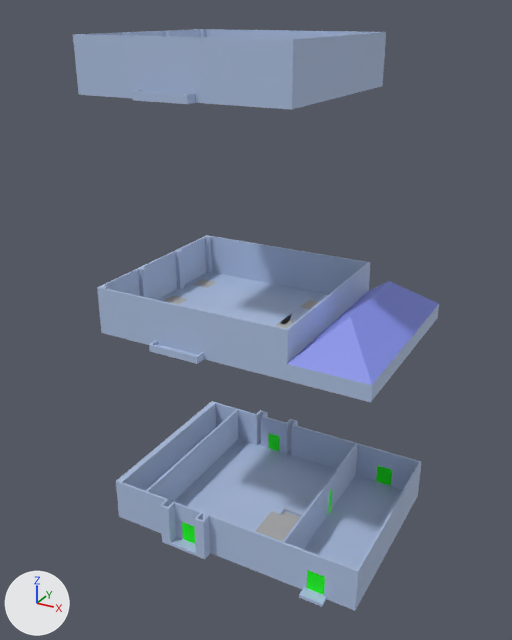
Two versions of the glTF model src/assets/3d/solid/models/Dewatering_Building_expansion.glb, one commit apart.
Before and after are seen from a camera (50 mm lens) standing at (38.9, -65.7, 30.8) and looking at (3.7, -1.6, -1.3). Lighting does not change. The marker at lower left points along +X, +Y and +Z. The older version comes first. Where no turn or scale is listed for an object, it has been applied to the vertices. Vertices at exactly the same position are counted once.

The first picture shows 'Floor1', 'Floor2', 'Floor3'.
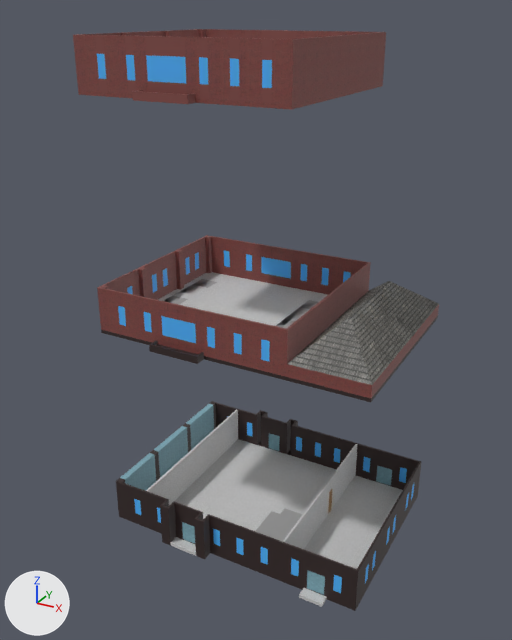
Location of each change, [x1, y1, x2, y2] in pixels of the pictures (512 x 640 px; the box of a moved part takes in the faces that stretch with it):
'Floor1', surface changed, reshaped (blue to grey): [116, 401, 421, 611] in both
'Floor2', surface changed (darker): [97, 235, 439, 402] in both
part 1 of me_mesh_475, moved or reshaped: [112, 238, 352, 359] in both
part 2 of me_mesh_475, surface changed (darker): [97, 235, 439, 402] in both
part 3 of me_mesh_475, recoloured: [101, 316, 438, 402] in both
part 4 of me_mesh_475, recoloured: [158, 272, 328, 326] in both
part 5 of me_mesh_475, recoloured: [118, 250, 350, 361] in both
part 6 of me_mesh_475, recoloured (blue to brown): [97, 235, 439, 398] in both
part 7 of me_mesh_528, moved or reshaped: [134, 406, 415, 566] in both
part 8 of me_mesh_528, surface changed (blue to grey): [116, 401, 421, 611] in both
part 9 of me_mesh_528, recoloured: [182, 433, 392, 595] in both
part 10 of me_mesh_528, recoloured: [148, 410, 403, 607] in both
part 11 of me_mesh_528, recoloured: [120, 404, 214, 491] in both
part 12 of me_mesh_528, recoloured (blue to black): [116, 401, 421, 611] in both
part 13 of me_mesh_528, recoloured: [134, 416, 415, 593] in both
part 14 of me_mesh_417, moved or reshaped: before [83, 29, 290, 37]; after [82, 29, 288, 38]
part 15 of me_mesh_417, recoloured (blue to brown): [73, 29, 386, 110] in both
part 16 of me_mesh_417, recoloured: [97, 54, 272, 88] in both

Edits to the bpy script that builds the scene:
```text
Change mat_door:
    remove mat_door.base_color = (0.0, 1.0, 0.0)  # green #00ff00
    add mat_door.texture = img_door
Change mat_roof:
    remove mat_roof.base_color = (0.224, 0.271, 0.8)  # blue #828ee7
    add mat_roof.texture = img_roof
Add mat_window:
    mat_window = principled_material('window')
    mat_window.texture = img_window
    mat_window.roughness = 0.553
Add mat_wall2:
    mat_wall2 = principled_material('wall2')
    mat_wall2.texture = img_wall2
    mat_wall2.roughness = 0.553
Add mat_wall3:
    mat_wall3 = principled_material('wall3')
    mat_wall3.texture = img_wall3
    mat_wall3.roughness = 0.553
Add mat_gate:
    mat_gate = principled_material('gate')
    mat_gate.texture = img_gate
    mat_gate.roughness = 0.553
Change me_mesh_528:
    remove me_mesh_528.from_pydata(...)  # 674 vertices, 1728 faces; spans x -10.8..20.9, y -12.2..12.3, z -7.7..-2.3
    add me_mesh_528.from_pydata(...)  # 670 vertices, 1724 faces; spans x -10.8..20.9, y -12.2..12.3, z -7.7..-2.3
    me_mesh_528 part 7
    4 vertices are removed from x 10.7, y -1.3..-0.1, z -7.7..-7.3
    255 faces are deleted
    3 new faces join them, mat_other (grey #9d9d9d)
    42 new faces join them, mat_ground (picture img_ground)
    206 new faces join them, mat_wall3 (picture img_wall3)
    me_mesh_528 part 8: 1485 kept faces spanning x -10.8..20.9, y -12.2..12.3, z -7.7..-2.3 get new texture (UV) coordinates
    me_mesh_528 part 9: 96 faces spanning x -1.2..17.2, y -11.0..11.0, z -7.3..-4.6 switch from mat_door (green #00ff00) to mat_gate (picture img_gate)
    me_mesh_528 part 10: 115 faces spanning x -10.0..20.6, y -12.2..12.3, z -7.7..-2.3 switch from mat_wall (blue #afc2e3) to mat_ground (picture img_ground)
    me_mesh_528 part 11: 36 faces spanning x -10.8..-10.0, y -10.2..10.3, z -7.3..-2.3 switch from mat_wall (blue #afc2e3) to mat_gate (picture img_gate)
    me_mesh_528 part 12: 1024 faces spanning x -10.8..20.9, y -12.2..12.3, z -7.7..-2.3 switch from mat_wall (blue #afc2e3) to mat_wall3 (picture img_wall3)
    me_mesh_528 part 13: 200 faces spanning x -8.1..20.9, y -11.0..11.1, z -6.1..-3.9 switch from mat_wall (blue #afc2e3) to mat_window (picture img_window)
Change me_mesh_475:
    where me_mesh_475.from_pydata(...)  # 460 vertices, 1190 faces; spans x -10.8..20.9, y -12.2..12.3, z -2.3..3.5
    me_mesh_475 part 1
    117 faces are deleted
    117 new faces join them, mat_wall2 (picture img_wall2)
    me_mesh_475 part 2: 1061 kept faces spanning x -10.8..20.9, y -12.2..12.3, z -2.3..3.5 get new texture (UV) coordinates
    me_mesh_475 part 3: 120 faces spanning x -10.8..20.9, y -12.2..12.3, z -2.3..-1.5 switch from mat_wall (blue #afc2e3) to mat_wall3 (picture img_wall3)
    me_mesh_475 part 4: 38 faces spanning x -10.5..12.2, y -10.8..10.8, z -1.9 switch from mat_wall (blue #afc2e3) to mat_ground (picture img_ground)
    me_mesh_475 part 5: 216 faces spanning x -10.8..10.3, y -11.0..11.1, z -0.7..1.5 switch from mat_wall (blue #afc2e3) to mat_window (picture img_window)
    me_mesh_475 part 6: 679 faces spanning x -10.8..20.9, y -11.0..11.1, z -1.9..3.1 switch from mat_wall (blue #afc2e3) to mat_wall2 (picture img_wall2)
Change me_mesh_417:
    remove me_mesh_417.from_pydata(...)  # 466 vertices, 1142 faces; spans x -10.8..12.2, y -12.2..12.3, z 3.1..8.5
    add me_mesh_417.from_pydata(...)  # 466 vertices, 1140 faces; spans x -10.8..12.2, y -12.2..12.3, z 3.1..8.5
    me_mesh_417 part 14
    206 faces are deleted
    12 new faces join them, mat_other (grey #9d9d9d)
    192 new faces join them, mat_wall2 (picture img_wall2)
    me_mesh_417 part 15: 720 faces spanning x -10.8..12.2, y -12.2..12.3, z 3.1..8.5 switch from mat_wall (blue #afc2e3) to mat_wall2 (picture img_wall2)
    me_mesh_417 part 16: 180 faces spanning x -10.8..10.3, y -11.0..11.1, z 4.7..6.9 switch from mat_wall (blue #afc2e3) to mat_window (picture img_window)
    add me_mesh_417.materials.append(mat_ground)  # picture img_ground
```
